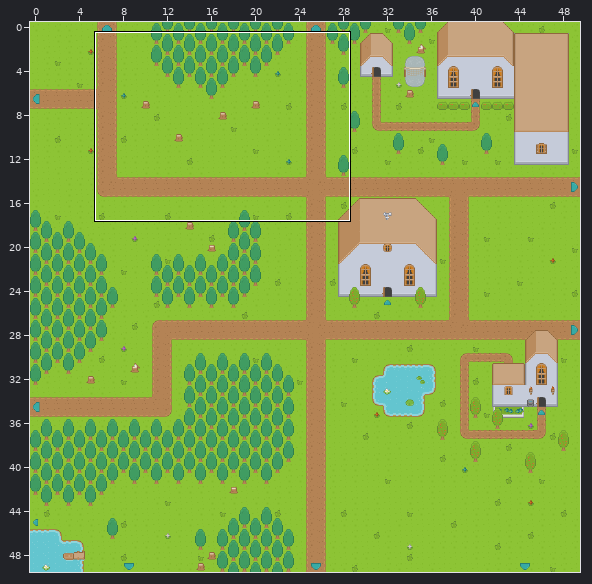
A Tiled map (JSON) gets an edit: client/maps/The Village.json. The picture above shows the old version from afar; the outline marks the close-up.
Close-up. Before:
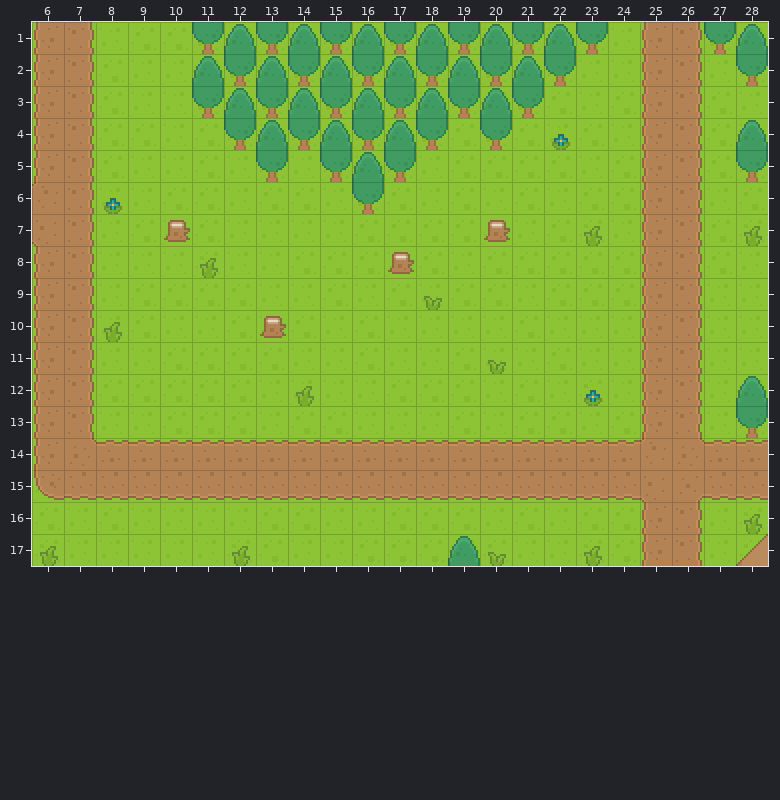
Cells are 16x16 px. Shown: x 6..28, y 1..17.
After:
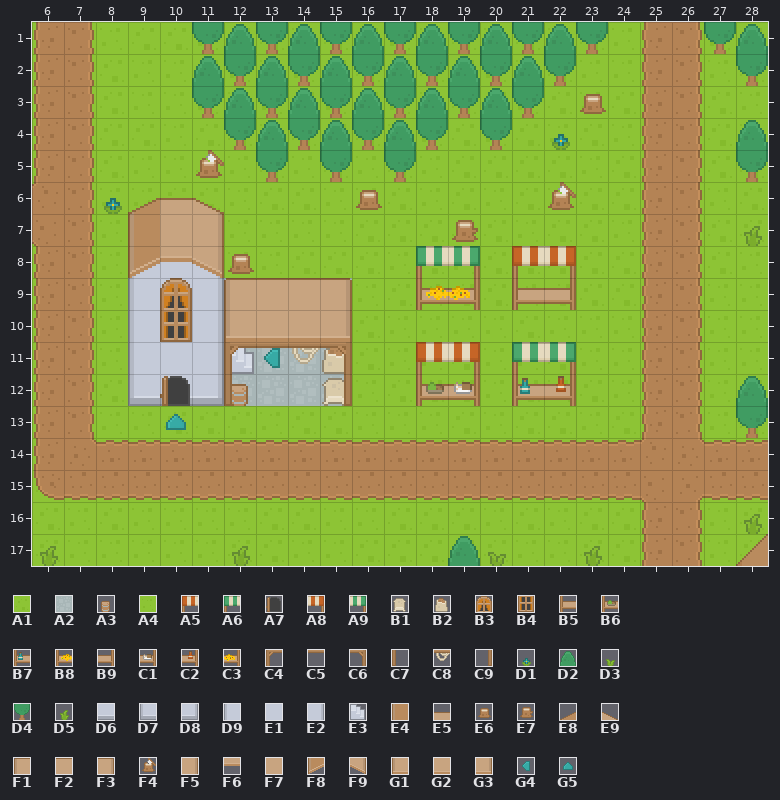
Key: from "roguelikeSheet": A1 5, A2 9, A3 23, A4 91, A5 96, A6 97, A7 123, A8 182, A9 183, B1 197, B2 199, B3 217, B4 303, B5 440, B6 441, B7 442, B8 443, B9 526, C1 527, C2 528, C3 529, C4 663, C5 664, C6 666, C7 749, C8 750, C9 752, D1 802, D2 875, D3 882, D4 961, D5 968, D6 1317, D7 1318, D8 1320, D9 1321, E1 1322, E2 1323, E3 1576, E4 1610, E5 1612, E6 1687, E7 1773, E8 1842, E9 1843, F1 1844, F2 1845, F3 1846, F4 1859, F5 1927, F6 1929, F7 1931, F8 2014, F9 2015, G1 2016, G2 2017, G3 2018, G4 2470, G5 2644.
__ is an empty cell.
The exact change:
Layer "Ground Terrain":
Tile A1 gives way to one hidden under a higher layer in row 10 at x 12 and 14.
Tile A4 gives way to one hidden under a higher layer in row 9 at x 13 to 14; in row 10 at x 13 and 15.
The author changed tile A1 to tile A2 in row 9 at x 12 and 15; in row 11 at x 12 to 13; in row 12 at x 12.
The author changed tile A4 to tile A2 in row 11 at x 14 to 15; in row 12 at x 13 to 15.
Layer "Deco0":
Tile E7 gives way to one hidden under a higher layer in row 7 at x 10.
Tile A3 now appears in row 12 at x 12.
Tile B1 now appears in row 12 at x 15.
Tile B2 now appears in row 11 at x 15.
Tile B5 now appears in row 9 at x 21.
Tile B6 now appears in row 12 at x 18.
Tile B7 now appears in row 12 at x 21.
The author changed tile D3 to tile B8 in row 9 at x 18.
Tile B9 now appears in row 9 at x 22.
Tile C1 now appears in row 12 at x 19.
Tile C2 now appears in row 12 at x 22.
Tile C3 now appears in row 9 at x 19.
Tile D6 now appears in row 12 at x 10.
Tile D7 now appears in row 12 at x 9.
Tile D8 now appears in row 12 at x 11.
Tile D9 now appears in rows 8 to 11 at x 9.
Tile E1 now appears in rows 8 to 9 at x 10; in row 11 at x 10.
The author changed tile D5 to tile E2 in row 8 at x 11.
Tile E2 now appears in rows 9 to 11 at x 11.
Tile E3 now appears in row 11 at x 12.
The author changed tile D4 to tile E6 in row 6 at x 16.
Tile E6 now appears in row 3 at x 23; in row 8 at x 12.
Tile E7 now appears in row 7 at x 19.
Tile F4 now appears in row 5 at x 11; in row 6 at x 22.
Tile G4 now appears in row 11 at x 13.
Tile G5 now appears in row 13 at x 10.
Tile D1 is gone in row 12 at x 23.
Tile D2 is gone in row 5 at x 16.
Tile D3 is gone in row 11 at x 20.
Tile D5 is gone in row 7 at x 23; in row 10 at x 8; in row 12 at x 14.
Tile E7 is gone in row 7 at x 20; in row 8 at x 17; in row 10 at x 13.
Layer "Deco1":
Tile A7 now appears in row 12 at x 10.
Tile B3 now appears in row 9 at x 10.
Tile B4 now appears in row 10 at x 10.
Tile C7 now appears in row 12 at x 12.
Tile C9 now appears in row 12 at x 15.
Layer "Above0":
Tile A5 now appears in row 8 at x 21; in row 11 at x 18.
Tile A6 now appears in row 8 at x 18; in row 11 at x 21.
Tile A8 now appears in row 8 at x 22; in row 11 at x 19.
Tile A9 now appears in row 8 at x 19; in row 11 at x 22.
Tile C4 now appears in row 11 at x 12.
Tile C5 now appears in row 11 at x 13.
Tile C6 now appears in row 11 at x 15.
Tile C8 now appears in row 11 at x 14.
Tile E4 now appears in row 7 at x 9.
Tile E5 now appears in row 6 at x 10.
Tile E8 now appears in row 6 at x 9.
Tile E9 now appears in row 6 at x 11.
Tile F1 now appears in row 9 at x 12.
Tile F2 now appears in row 9 at x 13 to 14.
Tile F3 now appears in row 9 at x 15.
Tile F5 now appears in row 7 at x 11.
Tile F6 now appears in row 8 at x 10.
Tile F7 now appears in row 7 at x 10.
Tile F8 now appears in row 8 at x 9.
Tile F9 now appears in row 8 at x 11.
Tile G1 now appears in row 10 at x 12.
Tile G2 now appears in row 10 at x 13 to 14.
Tile G3 now appears in row 10 at x 15.
